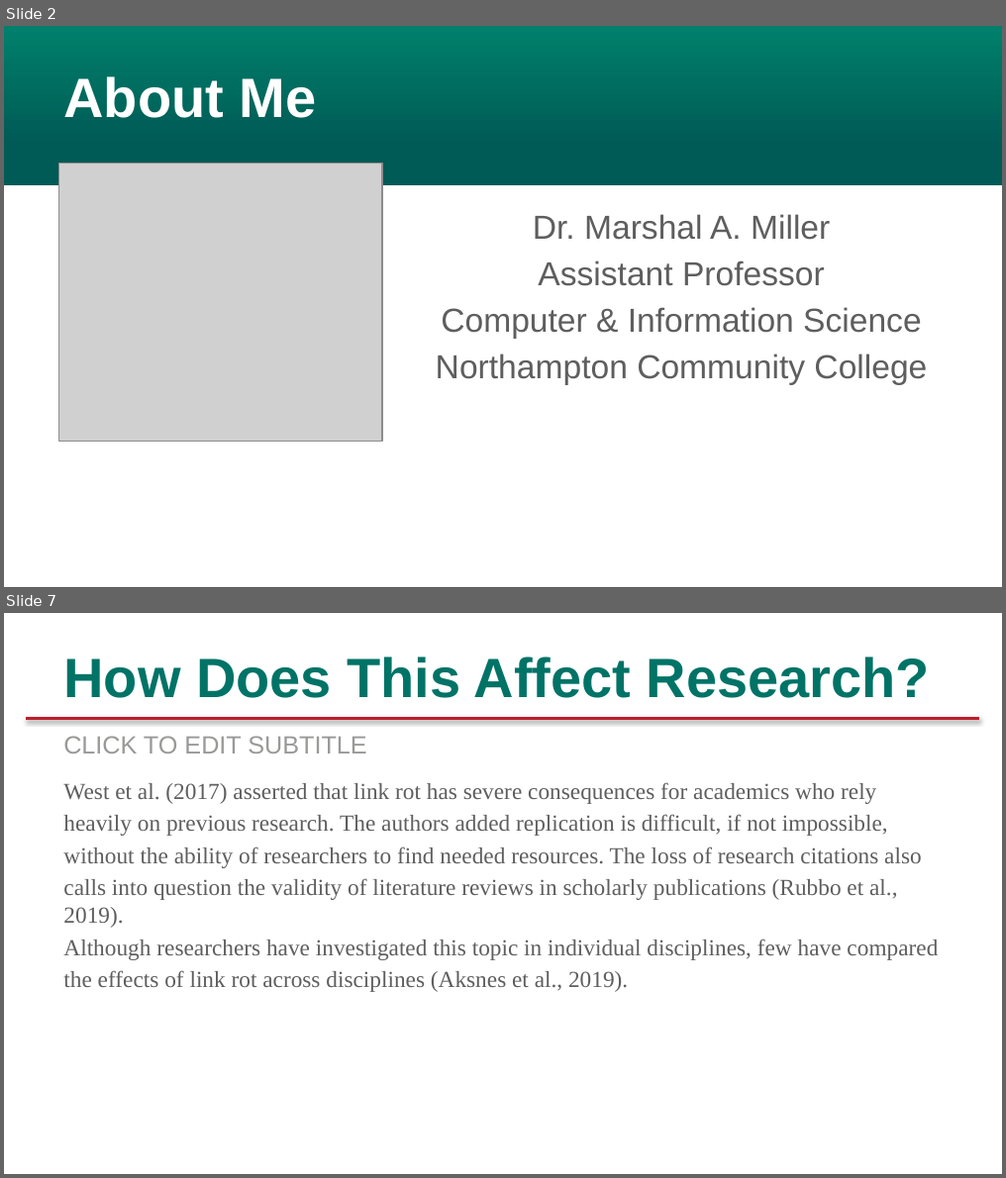
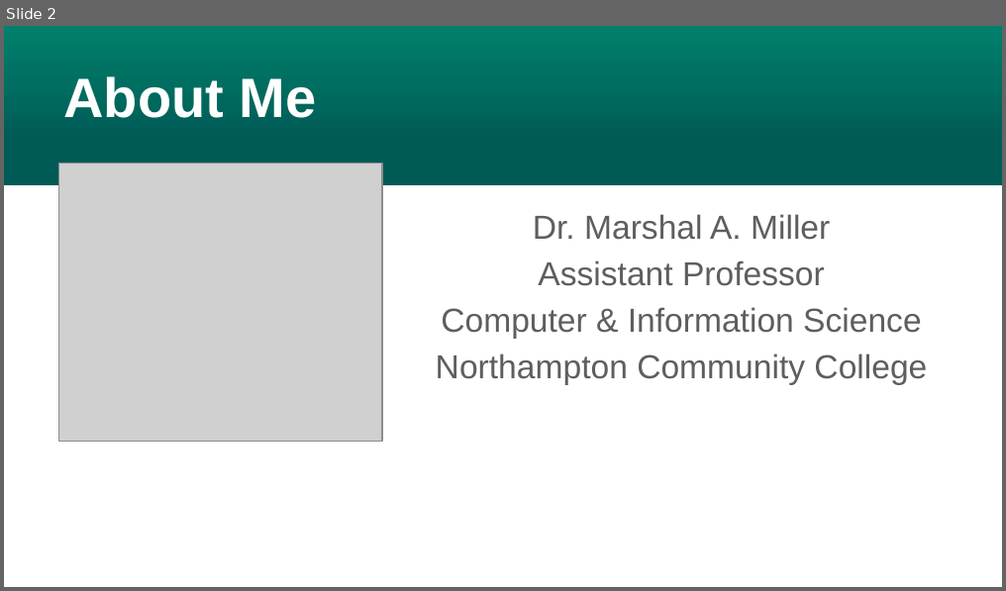
Before and after one commit to rottingresearch/rottingresearch, a slide deck: Presentations/ALA LibLearnX 2024/LibLearnX-2024-ALA.pptx. Shown one above the other, each under a label of ours: slides 2 and 7 before the commit, slide 2 after it; the slides between them are not shown. The pictures are 1006x1178 and 1006x591 pixels, drawn with LibreOffice and Linux fonts; fonts in the diff are those of the drawing; grey boxes stand for pictures; background and template pictures are left out. Boxes give left, top, right and bottom in pixels: in the first picture for what was removed or moved away, otherwise in the second. Text is boxed around its words. In the diff, an @@ line names an element or a change of style, - is before the commit and + after.

```diff
--- a/Presentations/ALA LibLearnX 2024/LibLearnX-2024-ALA.pptx
+++ b/Presentations/ALA LibLearnX 2024/LibLearnX-2024-ALA.pptx
@@ slide 7 removed at (x1=4, y1=613, x2=1002, y2=1174), background picture (left out) @@
@@ title removed at (x1=63, y1=657, x2=930, y2=698) @@
-How Does This Affect Research?
@@ line removed from (26, 718) to (980, 718) @@
@@ text removed at (x1=63, y1=736, x2=366, y2=754) @@
-CLICK TO EDIT SUBTITLE
@@ text removed at (x1=63, y1=782, x2=938, y2=992) @@
-West et al. (2017) asserted that link rot has severe consequences for academics who rely
-heavily on previous research. The authors added replication is difficult, if not impossible,
-without the ability of researchers to find needed resources. The loss of research citations also
-calls into question the validity of literature reviews in scholarly publications (Rubbo et al., 2019).
-Although researchers have investigated this topic in individual disciplines, few have compared
-the effects of link rot across disciplines (Aksnes et al., 2019).
```
Also in this commit, not shown: 14 slides changed, 4 slides added, 2 other slides removed, 1 other file.
